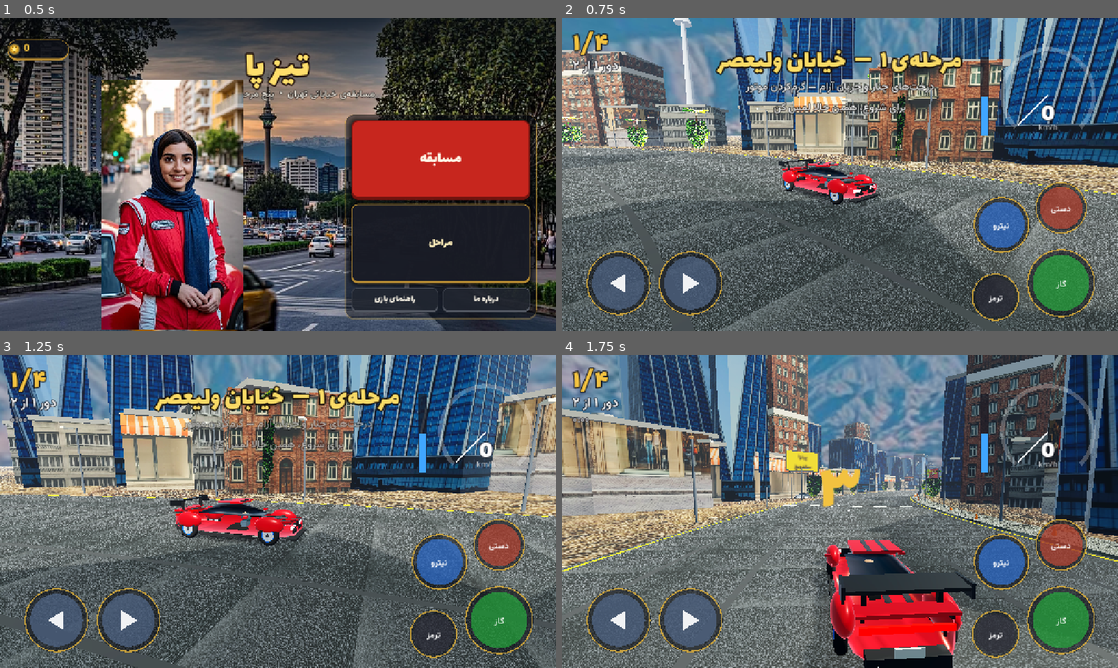
Above: before the commit, frames 1-4 (two rows, left to right).
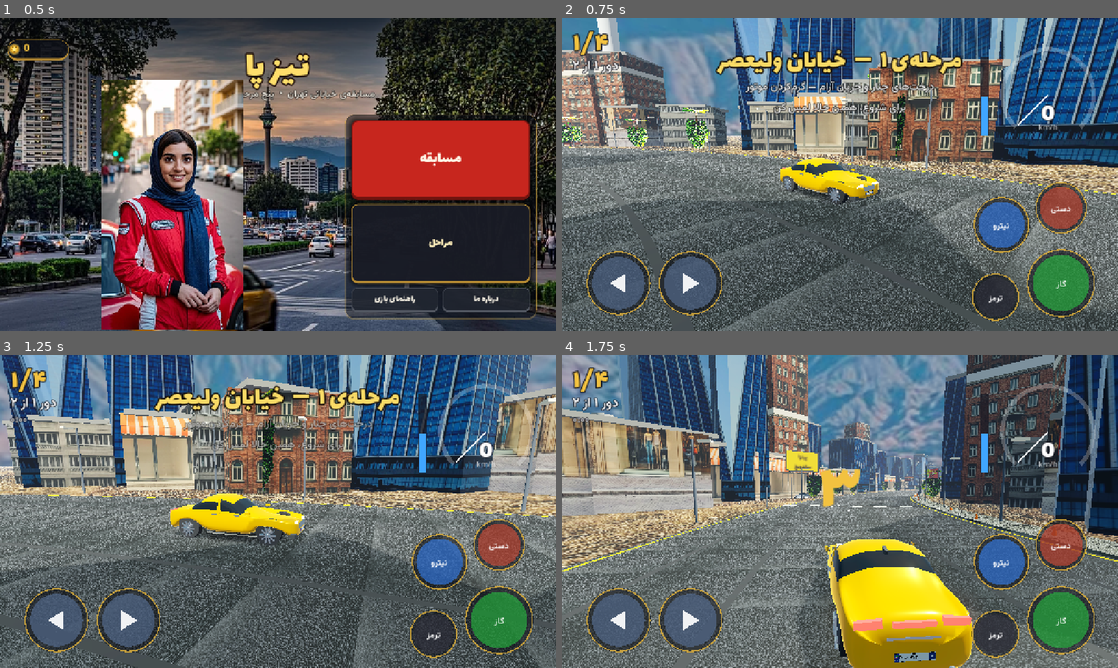
Above: after the commit, the same moments.

Repository: ldrcoir/tiz-pa
Game: Godot game, scene res://scenes/boot.tscn
Same seed, same stepped clock (60 frames per second), same inputs: the game is played once before the commit and once after it.
Inputs (mouse positions are in pixels of both pictures, inside the frame that each line leads up to):
- Up to frame 1 (0.5 s): no input
- Up to frame 2 (0.75 s): click "مسابقه" at 0.5 s
- Up to frame 3 (1.25 s): no input
- Up to frame 4 (1.75 s): tap Enter at 1.25 s; move the mouse to (962, 495) at 1.27 s; hold Right from 1.28 s (still down); tap Shift at 1.35 s; click (962, 495) at 1.42 s; tap Space at 1.52 s

Frame 1 is identical in both runs. In frame 2, 2.3% of the frame differs, in the area x 6-58%, y 0-60%; in frame 3, 2.6%; in frame 4, 9.0%, in the area x 42-75%, y 58-100%.

Commit message:
تیز پا ۰.۱ — ماشین واقعی: سدان طلایی مدل‌شده با بلندر (GLB با قوس گلگیر، شیشه دودی، رینگ ده‌پره) + پلاک تهران ۱۱ جلو و عقب + برج میلاد روشن و قابل‌تشخیص (سر شکافته + نوار نورانی + چراغ سرخ تپنده) + ماشین پیش‌فرض زرد مثل نقاشی + قفل نسخه 0.1/code=1 + README و عکس‌های مستندات

Diff:
--- a/game/scripts/globals.gd
+++ b/game/scripts/globals.gd
@@ -3,8 +3,8 @@
 const MASIRE_ZAKHIRE := "user://tizpa_save.json"
 
 # نسخه‌ی بازی — همه‌جا از همین خونده می‌شه
-const NOSKHE := "0.13"
-const SAKHT := 21
+const NOSKHE := "0.1"
+const SAKHT := 1
 
 var pool: int = 0
 var esme_pelak: String = "هلیا"
@@ -23,16 +23,16 @@
 const MASHINHA := [
         {
                 "id": "boghi", "name": "تیز پا", "en": "Tiz Pa",
-                "desc": "ماشین تو — قرمز، سبک و همیشه گرسنه‌ی سبقت!",
+                "desc": "ماشین تو — زردِ خورشیدی، مثل نقاشی؛ سریع و گرسنه‌ی سبقت!",
+                "tex": "res://assets/sprites/car_boghi_yellow.webp",
+                "rang": "#f2b307",
+                "jump": 1.0, "accel": 1.0, "tough": 1.0, "price": 0
+        },
+        {
+                "id": "boghi_red", "name": "تیز پا سرخ", "en": "Tiz Pa Red",
+                "desc": "همان رفیق قدیمی — این بار با رنگ آتش!",
                 "tex": "res://assets/sprites/car_boghi.webp",
                 "rang": "#c8141e",
-                "jump": 1.0, "accel": 1.0, "tough": 1.0, "price": 0
-        },
-        {
-                "id": "boghi_yellow", "name": "تیز پا زرد", "en": "Tiz Pa Sun",
-                "desc": "همان رفیق آفتابی — لبخند به رنگ خورشید!",
-                "tex": "res://assets/sprites/car_boghi_yellow.webp",
-                "rang": "#e8a018",
                 "jump": 1.05, "accel": 1.08, "tough": 0.92, "price": 800
         },
         {
--- a/game/scripts/race3d.gd
+++ b/game/scripts/race3d.gd
@@ -1305,41 +1305,103 @@
         _khane_efe(0, 0, 17.0)
         print("[tizpa][race] azadi monument placed")
 
+var cheragh_milad: MeshInstance3D = null   # چراغ سرخ بالای دکل — تپنده
+var zamane_milad := 0.0
+
 func _borje_milad(tasadof: RandomNumberGenerator) -> void:
-        # سیلوئت برج میلاد در دوردست (بیرون از مسیر — فقط دکور)
-        var a := tasadof.randf_range(0, TAU)
-        var paye := Vector3(cos(a) * 620, 0, sin(a) * 620)
-        var cmat := StandardMaterial3D.new()
-        cmat.albedo_color = Color(0.80, 0.80, 0.82)
-        var mehvar := CylinderMesh.new()
-        mehvar.top_radius = 3.2
-        mehvar.bottom_radius = 7.5
-        mehvar.height = 180.0
-        mehvar.radial_segments = 10
-        var sm := MeshInstance3D.new()
-        sm.mesh = mehvar
-        sm.material_override = cmat
-        sm.position = paye + Vector3(0, 90, 0)
-        add_child(sm)
-        var sar := CylinderMesh.new()
-        sar.top_radius = 2.2
-        sar.bottom_radius = 13.0
-        sar.height = 26.0
-        sar.radial_segments = 10
-        var hm := MeshInstance3D.new()
-        hm.mesh = sar
-        hm.material_override = cmat
-        hm.position = paye + Vector3(0, 190, 0)
-        add_child(hm)
+        # برج میلاد — دیگر یک سیاه‌سیلوئت مبهم نیست:
+        # مغز باریک‌شو + سرِ شکافته‌ی معروف که بیرون می‌زند + نوارهای نورانی + دکل و چراغ سرخ
+        # جای ثابت و رو به جاده — در بیشتر مسیر توی کادر است
+        var g := Node3D.new()
+        g.position = Vector3(-430, 0, 40)
+        add_child(g)
+        var beton := StandardMaterial3D.new()
+        beton.albedo_color = Color(0.91, 0.90, 0.87)
+        beton.roughness = 0.62
+        # فلودایت — برج شب‌های تهران روشن است؛ در روز هم از پس مه بیرون می‌زند
+        beton.emission_enabled = true
+        beton.emission = Color(0.88, 0.85, 0.74)
+        beton.emission_energy_multiplier = 0.26
+        # طبقه‌های سر برج — همان پله‌ی بیرون‌زده که امضای میلاد است
+        var tabagheha := [
+                [7.5, 4.4, 150.0, 75.0],   # مغز
+                [10.5, 10.5, 7.0, 153.5],  # لابی سر برج
+                [13.0, 16.0, 11.0, 162.5], # عرشجه — بیرون‌زدگی معروف
+                [15.5, 9.0, 8.0, 172.0],   # داخل‌شونده
+                [8.0, 5.5, 6.0, 179.0],
+        ]
+        for t in tabagheha:
+                var mehvar := CylinderMesh.new()
+                mehvar.top_radius = float(t[0])
+                mehvar.bottom_radius = float(t[1])
+                mehvar.height = float(t[2])
+                mehvar.radial_segments = 14
+                var sm := MeshInstance3D.new()
+                sm.mesh = mehvar
+                sm.material_override = beton
+                sm.position = Vector3(0, float(t[3]), 0)
+                g.add_child(sm)
+        # دو نوار شیشه‌ی روشن — پنجره‌های گرم عرشجه؛ از کیلومترها دور دیده می‌شوند
+        var nur := StandardMaterial3D.new()
+        nur.albedo_color = Color(1.0, 0.92, 0.70)
+        nur.emission_enabled = true
+        nur.emission = Color(1.0, 0.86, 0.52)
+        nur.emission_energy_multiplier = 1.9
+        for nr in [[15.3, 165.0, 2.2], [13.4, 168.4, 1.4]]:
+                var navar := CylinderMesh.new()
+                navar.top_radius = float(nr[0])
+                navar.bottom_radius = float(nr[0])
+                navar.height = float(nr[2])
+                navar.radial_segments = 14
+                var nm := MeshInstance3D.new()
+                nm.mesh = navar
+                nm.material_override = nur
+                nm.position = Vector3(0, float(nr[1]), 0)
+                g.add_child(nm)
+        # دکل بلند — نق معروف آسمان شمال تهران
+        var tir := StandardMaterial3D.new()
+        tir.albedo_color = Color(0.72, 0.73, 0.75)
+        tir.metallic = 0.6
+        tir.roughness = 0.4
         var antn := CylinderMesh.new()
-        antn.top_radius = 0.4
-        antn.bottom_radius = 1.0
-        antn.height = 46.0
+        antn.top_radius = 0.35
+        antn.bottom_radius = 1.1
+        antn.height = 62.0
+        antn.radial_segments = 8
         var am := MeshInstance3D.new()
         am.mesh = antn
-        am.material_override = cmat
-        am.position = paye + Vector3(0, 226, 0)
-        add_child(am)
+        am.material_override = tir
+        am.position = Vector3(0, 213.0, 0)
+        g.add_child(am)
+        # چراغ سرخ بالای دکل — تپنده (در _process بروز می‌شود)
+        var serkh := StandardMaterial3D.new()
+        serkh.albedo_color = Color(0.9, 0.1, 0.08)
+        serkh.emission_enabled = true
+        serkh.emission = Color(1.0, 0.08, 0.05)
+        serkh.emission_energy_multiplier = 1.6
+        var qobe := SphereMesh.new()
+        qobe.radius = 1.6
+        qobe.height = 3.2
+        cheragh_milad = MeshInstance3D.new()
+        cheragh_milad.mesh = qobe
+        var mm2 := StandardMaterial3D.new()
+        mm2.albedo_color = Color(0.9, 0.1, 0.08)
+        mm2.emission_enabled = true
+        mm2.emission = Color(1.0, 0.08, 0.05)
+        mm2.emission_energy_multiplier = 1.6
+        mm2.set_meta("paye", 1.6)
+        cheragh_milad.material_override = mm2
+        cheragh_milad.position = Vector3(0, 245.0, 0)
+        g.add_child(cheragh_milad)
+        print("[tizpa][race] borj-e milad jadid qarar gereft — roshan va ashkara")
+
+func _tike_milad(dt: float) -> void:
+        # تپش چراغ سرخ دکل — آسمان زنده است
+        zamane_milad += dt
+        if cheragh_milad != null and is_instance_valid(cheragh_milad):
+                var m: StandardMaterial3D = cheragh_milad.material_override
+                var paye := float(m.get_meta("paye", 1.6))
+                m.emission_energy_multiplier = paye + 1.1 * (0.5 + 0.5 * sin(zamane_milad * 2.6))
 
 # ═════════════ مخروط‌های راهنما در پیچ‌های تند — بوی پیست دریفت ═════════════
 func _ghootiha(tasadof: RandomNumberGenerator) -> void:
@@ -1636,7 +1698,113 @@
                                 else:
                                         st.add_vertex(m); st.add_vertex(h[j]); st.add_vertex(h[j2])
 
+# ═══════════════════ ماشین واقعی — سدان مدل‌شده در بلندر (GLB) ═══════════════════
+# نقاشی زرد کاربر دیگر نباید در بازی دو مستطیل و دو دایره شود — مدل واقعی با قوس گلگیر،
+# شیشه‌ی دودی، رینگ تیره و پلاک تهران ۱۱ همین‌جا می‌آید
+var _sahne_glb: PackedScene = null
+var _bafte_pelak: Texture2D = null
+
+func _sahne_mashin() -> PackedScene:
+        if _sahne_glb == null and ResourceLoader.exists("res://assets/models/tizpa.glb"):
+                _sahne_glb = load("res://assets/models/tizpa.glb")
+        return _sahne_glb
+
 func _mashin_besaz(rang: Color, kind := "sport", with_driver := false) -> Dictionary:
+        var sahne := _sahne_mashin()
+        if sahne != null:
+                return _mashin_az_glb(sahne, rang, with_driver)
+        # اگر مدل بلندر نبود — سازنده‌ی قدیمی هست تا بازی هیچ‌وقت نشکند
+        return _mashin_besaz_pishrafte(rang, kind, with_driver)
+
+func _mashin_az_glb(sahne: PackedScene, rang: Color, with_driver: bool) -> Dictionary:
+        var rishe: Node3D = sahne.instantiate()
+        var pm := _mate_rang(rang)
+        # فقط صفحاتِ رنگ‌بدنه بازرنگ می‌شوند — شیشه دودی، رینگ تیره و چراغ‌ها دست‌نخورده
+        for mi in rishe.find_children("*", "MeshInstance3D", true, false):
+                var mesh: Mesh = mi.mesh
+                if mesh == null:
+                        continue
+                for s in mesh.get_surface_count():
+                        var mate := mesh.surface_get_material(s)
+                        if mate != null and mate.resource_name == "rang_badane":
+                                mi.set_surface_override_material(s, pm)
+        var khoruj := {"root": rishe, "wheels": [], "front": [], "paint": pm}
+        for gera in rishe.find_children("charkh_*", "Node3D", true, false):
+                khoruj["wheels"].append(gera)
+                if String(gera.name).begins_with("charkh_jelo"):
+                        khoruj["front"].append(gera)
+        _pelak_bede(rishe)
+        if with_driver:
+                _ranande_bedeh(rishe)
+        # شعله‌ی نیترو — روی اگزوز کرومِ سدان
+        var shole := MeshInstance3D.new()
+        var makute := CylinderMesh.new()
+        makute.top_radius = 0.02
+        makute.bottom_radius = 0.14
+        makute.height = 0.9
+        makute.radial_segments = 6
+        var fm := StandardMaterial3D.new()
+        fm.albedo_color = Color(1.0, 0.6, 0.15)
+        fm.emission_enabled = true
+        fm.emission = Color(1.0, 0.55, 0.1)
+        fm.emission_energy_multiplier = 2.2
+        shole.mesh = makute
+        shole.material_override = fm
+        shole.rotation_degrees = Vector3(-90, 0, 0)
+        shole.position = Vector3(-0.48, 0.30, -2.42)
+        shole.visible = false
+        rishe.add_child(shole)
+        khoruj["flame"] = shole
+        return khoruj
+
+func _pelak_bede(rishe: Node3D) -> void:
+        # پلاک تهران ۱۱ — جلو روی سپر، عقب روی صندوق؛ مثل همه‌ی ماشین‌های واقعی خیابان
+        if _bafte_pelak == null:
+                var masir := "res://assets/textures/pelak_tehran.png"
+                if not ResourceLoader.exists(masir):
+                        return
+                _bafte_pelak = load(masir)
+        var m := StandardMaterial3D.new()
+        m.albedo_texture = _bafte_pelak
+        m.roughness = 0.45
+        m.texture_filter = BaseMaterial3D.TEXTURE_FILTER_LINEAR_WITH_MIPMAPS_ANISOTROPIC
+        var shomare_pelak := 0
+        for qarar in [Vector3(0, 0.44, 2.335), Vector3(0, 0.52, -2.34)]:
+                var q := QuadMesh.new()
+                q.size = Vector2(0.50, 0.106)
+                q.material = m
+                var mi := MeshInstance3D.new()
+                mi.mesh = q
+                mi.position = qarar
+                if shomare_pelak == 1:
+                        mi.rotation.y = PI   # پلاک عقب رو به عقب
+                shomare_pelak += 1
+                rishe.add_child(mi)
+
+func _ranande_bedeh(rishe: Node3D) -> void:
+        # راننده — هلیا با مقنعه، پشت فرمان؛ از شیشه‌ی دودی سیلوئتش پیداست
+        var ranande := Node3D.new()
+        rishe.add_child(ranande)
+        ranande.position = Vector3(0, 0.58, 0.28)
+        var sar := SphereMesh.new()
+        sar.radius = 0.12
+        sar.height = 0.24
+        var hm2 := MeshInstance3D.new()
+        hm2.mesh = sar
+        hm2.material_override = _mate_tir(Color(0.85, 0.62, 0.48))
+        hm2.position = Vector3(0, 0.34, 0.02)
+        ranande.add_child(hm2)
+        var mag := SphereMesh.new()
+        mag.radius = 0.155
+        mag.height = 0.31
+        var gm2 := MeshInstance3D.new()
+        gm2.mesh = mag
+        gm2.material_override = _mate_tir(Color(0.16, 0.28, 0.32))
+        gm2.position = Vector3(0, 0.27, 0.06)
+        ranande.add_child(gm2)
+        _qute(ranande, Vector3(0.42, 0.26, 0.20), Vector3(0, 0.06, 0), _mate_tir(Color(0.25, 0.32, 0.38)))
+
+func _mashin_besaz_pishrafte(rang: Color, kind := "sport", with_driver := false) -> Dictionary:
         var rishe := Node3D.new()
         var pm := _mate_rang(rang)
         var shishe := StandardMaterial3D.new()
@@ -2234,7 +2402,7 @@
         mashin.position = ja
         mashin.rotation.y = semat
         for w in lastikha:
-                w.rotation.x -= v_jelo * dt / 0.34
+                w.rotation.x += v_jelo * dt / 0.34
         for w in lastikaye_jelo:
                 w.rotation.y = ferman * 0.9
         dood.emitting = dar_darift
@@ -2316,6 +2484,8 @@
 
 # ═══════════════════ دوربین تعقیبی — قلب NFS ═══════════════════
 func _hasteye_dorbin(dt: float) -> void:
+        if dorbin_qafel:
+                return   # عکس مخصوص میلاد — دوربین دست‌کاری شده، دست نزن
         if dorbin == null:
                 dorbin = Camera3D.new()
                 dorbin.fov = 72.0
@@ -2422,7 +2592,7 @@
                 if float(rv["vf"]) > 0.5:
                         rishe.rotation.y = atan2(MAMASHA[i2].x, MAMASHA[i2].z)
                 for wh in rv["wheels"]:
-                        wh.rotation.x -= float(rv["vf"]) * dt / 0.34
+                        wh.rotation.x += float(rv["vf"]) * dt / 0.34
         # جایگاه — فقط در حال مسابقه؛ در «پایان» قفل می‌ماند تا رقیب‌های پشت سر
         # در لحظه‌ی تعویق پنل، جای اول را ندزدند (باگ قدیمی سکوی قهرمانی)
         if halat == "race":
@@ -2984,6 +3154,7 @@
                 _hasteye_raqibha(dt)
         _hasteye_dorbin(dt)
         _hasteye_hud()
+        _tike_milad(dt)
         _tike_azm_ertebat(dt)
 
 func _voroode_mosabeqe() -> void:
@@ -3124,6 +3295,22 @@
                         var masir := "/tmp/shot_" + nm + ".png"
                         aks.save_png(masir)
                         print("[tizpa][race] SHOT ", nm, " -> ", masir)
-        if t_test > 20.5:
+        if t_test > 20.5 and not aks_tamaam.has("milad"):
+                aks_tamaam["milad"] = true
+                _akse_milad()
+        if t_test > 23.0:
                 print("[tizpa][race] SHOTS DONE")
                 get_tree().quit()
+
+var dorbin_qafel := false
+func _akse_milad() -> void:
+        # عکس مخصوص برج میلاد — دوربین را دستی رو به برج می‌گذاریم تا مطمئن شویم دیده می‌شود
+        dorbin_qafel = true
+        dorbin.position = ja + Vector3(-90, 42, 55)
+        dorbin.look_at(Vector3(-430, 125, 40), Vector3.UP)
+        await RenderingServer.frame_post_draw
+        await RenderingServer.frame_post_draw
+        var aks := get_viewport().get_texture().get_image()
+        if aks != null:
+                aks.save_png("/tmp/shot_milad.png")
+                print("[tizpa][race] SHOT milad -> /tmp/shot_milad.png")
Binary file added: game/assets/models/tizpa.glb
Not shown, added: game/assets/models/tizpa.glb.import
Binary file added: game/assets/textures/pelak_tehran.png
Not shown, added: game/assets/textures/pelak_tehran.png.import
Not shown, changed: game/export_presets.cfg
